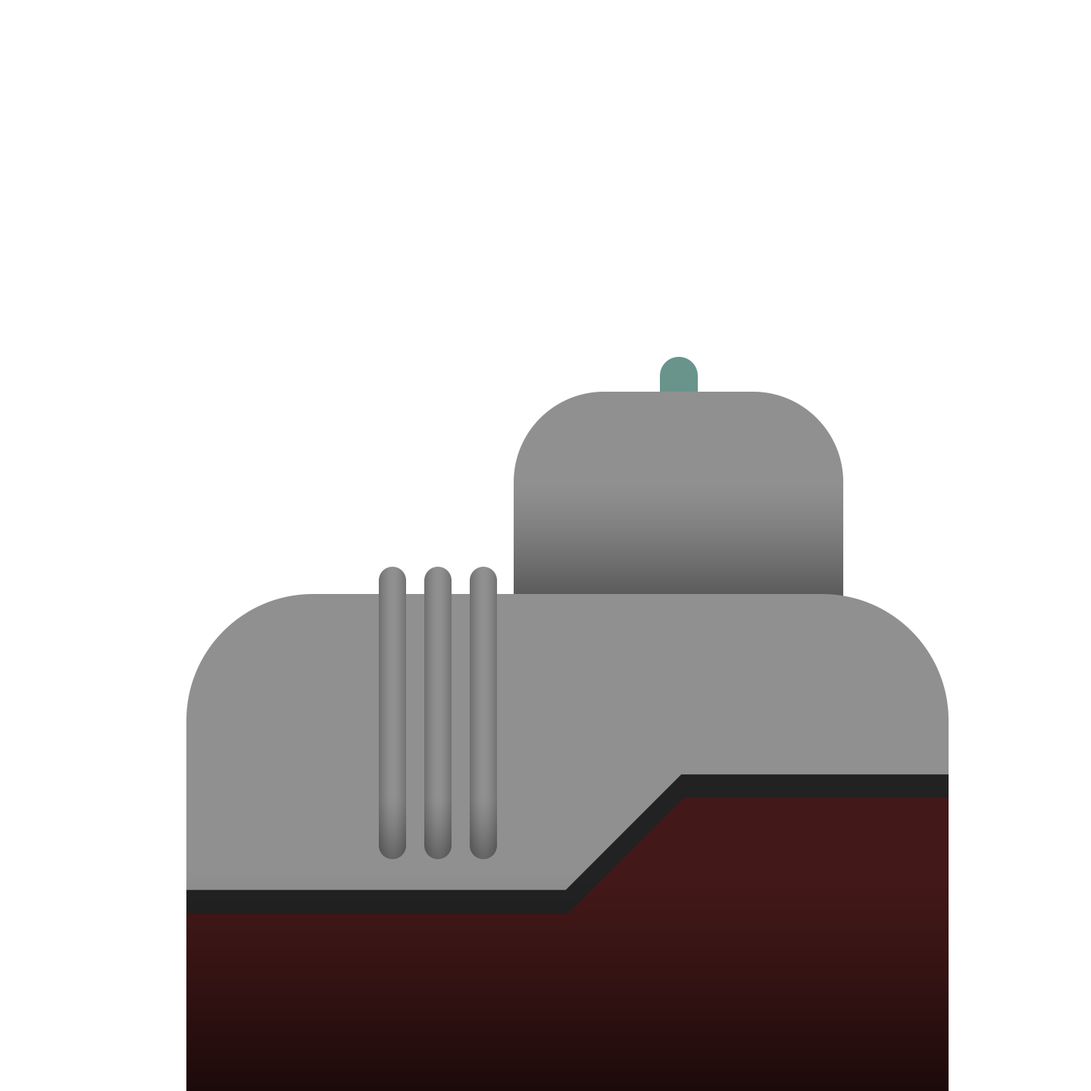
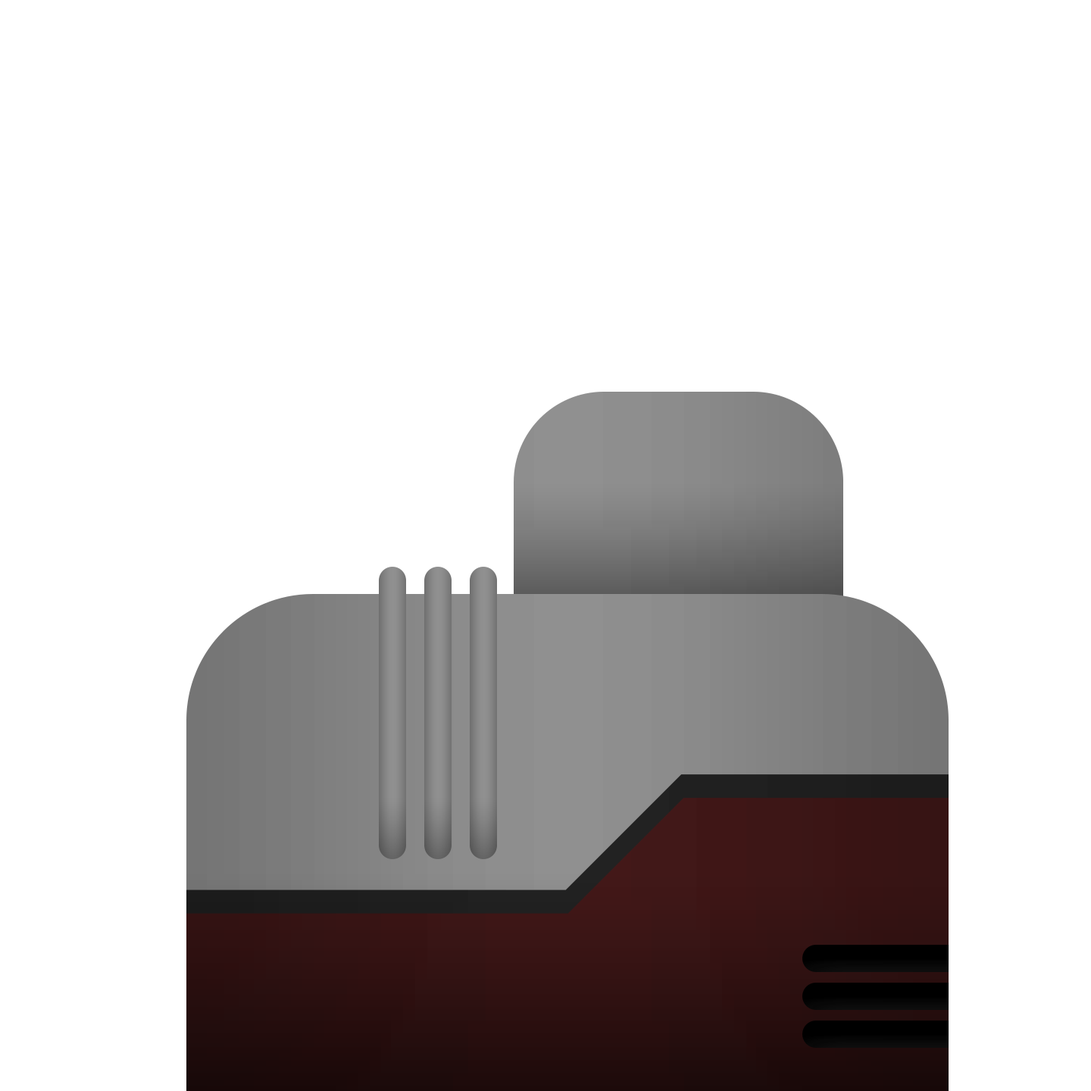
Layer changes from the first 1091 × 1091 image to the second:
renamed "Layer 4" to "Body", opacity 60% → 100%, blend multiply → normal, painted on it over [186, 391, 949, 1091]
removed layer "Layer 3" (was multiply, 40%) over [469, 849, 481, 860]
removed layer "Layer 1 copy 4" over [186, 357, 949, 1091]
removed layer "Pipe 3" over [469, 849, 481, 860]
removed layer "Layer 4 copy" (was multiply, 60%) over [186, 798, 949, 1091]
removed layer "Layer 3 copy" (was multiply, 40%) over [424, 848, 452, 860]
removed layer "Layer 1 copy 3" over [186, 357, 949, 1091]
removed layer "Pipe 2" over [424, 848, 452, 860]
removed layer "Layer 4 copy 2" (was multiply, 60%) over [186, 798, 949, 1091]
removed layer "Layer 3 copy 2" (was multiply, 40%) over [378, 848, 407, 860]
removed layer "Layer 1 copy 2" over [186, 357, 949, 1091]
removed layer "Pipe 1" over [378, 848, 407, 860]
removed layer "Layer 6" over [186, 873, 949, 1091]
removed layer "Layer 7" (was darken) over [186, 798, 949, 1091]
removed layer "Layer 7 copy" (was darken) over [186, 774, 949, 1091]
removed layer "Layer 1 copy" over [186, 357, 949, 1091]
removed layer "Body" over [186, 594, 949, 1091]
removed layer "Layer 5" over [186, 484, 949, 1091]
removed layer "Layer 1" over [186, 357, 949, 1091]
removed layer "Body small" over [651, 391, 844, 608]
removed layer "Layer 2" over [186, 357, 949, 1091]
painted on "Lamp" over [660, 357, 699, 449]
hid "Background" over [186, 357, 949, 1091]
